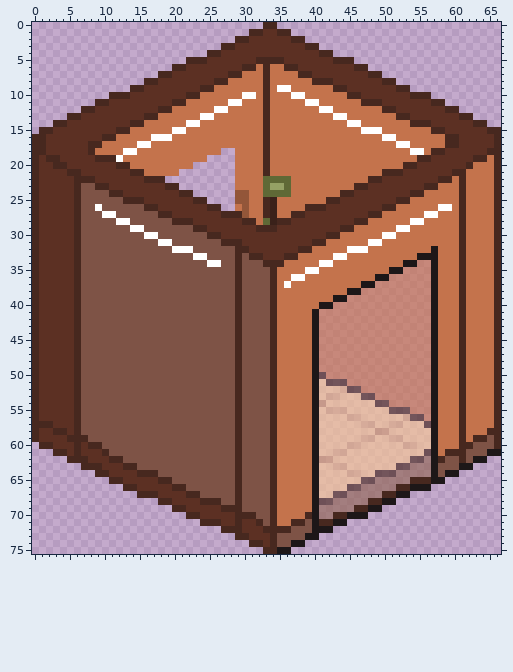
Sprite sheet -- Assets/Images/elevator/elevator-pixel-door-frame.png. The picture above was drawn from the file before the commit.
The file is 67x76 pixels. Colours within 5 levels of each other are drawn and written as one.
Once edited:
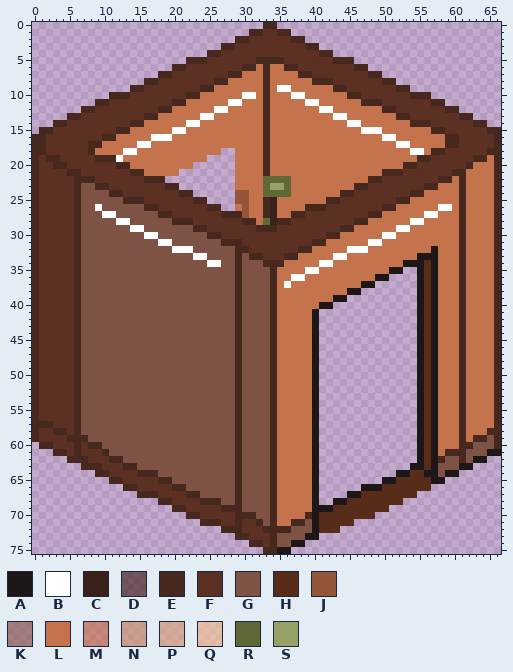
Palette (. is transparent): A #1d1718  B #ffffff  C #3a211a  D #47281fa6  E #47281f  F #5c3023  G #7e5346  H #572c18  J #935639  K #926655a6  L #c4734c  M #c8764fa6  N #ce976fa6  P #e0ac7fa6  Q #f6c693a6  R #5f6936  S #95a165
Log entry: Elevator doors open/close
Diff:
y 34: x 55..56 MM -> AH
y 35: x 53..56 MMMM -> ..AH
y 36: x 51..56 MMMMMM -> ....AH
y 37: x 49..56 MMMMMMMM -> ......AH
y 38: x 47..56 MMMMMMMMMM -> ........AH
y 39: x 45..56 MMMMMMMMMMMM -> ..........AH
y 40: x 43..56 MMMMMMMMMMMMMM -> ............AH
y 41..49: x 41..56 MMMMMMMMMMMMMMMM -> ..............AH
y 50: x 41..56 DMMMMMMMMMMMMMMM -> ..............AH
y 51: x 41..56 QDDDMMMMMMMMMMMM -> ..............AH
y 52: x 41..56 QQQPDDMMMMMMMMMM -> ..............AH
y 53: x 41..56 QPPQQQDDMMMMMMMM -> ..............AH
y 54: x 41..56 NQQQQQQQDDMMMMMM -> ..............AH
y 55: x 41..56 QPPPQQQQQQDDDMMM -> ..............AH
y 56: x 41..56 QQQQPPQQQQQQPDDM -> ..............AH
y 57: x 41..56 QQQQQQPPQQPPQQQD -> ..............AH
y 58: x 41..56 QQQQQQQQNNQQQQQQ -> ..............AH
y 59: x 41..56 QQQQQQPPQQPPQQQQ -> ..............AH
y 60: x 41..56 QQQQPPQQQQQQPPQQ -> ..............AH
y 61: x 41..56 QQPPQQQQQQQQQQQD -> ..............AH
y 62: x 41..56 NNQQQQQQQQQQQDDK -> ..............AH
y 63: x 41..56 QQPPQQQQQQQDDKKK -> .............AAH
y 64: x 41..56 QQQQPPQQDDDKKKKK -> ...........AAHHA
y 65: x 41..56 QQQQQQDDKKKKKEEE -> .........AAHHHHH
y 66: x 41..56 QQQQDDKKKKKEEAAA -> ......AAAHHHHHHH
y 67: x 41..54 QQDDKKKKKEEAA. -> ....AAHHHHHHHH
y 68: x 41..52 DDKKKKKEEAA. -> ..AAHHHHHHHH
y 69: x 41..50 KKKKKEEAA. -> AAHHHHHHHH
y 70: x 41..48 KKEEAAA. -> HHHHHHHH
y 71: x 41..45 EEAA. -> HHHHH
y 72: x 41..43 AA. -> HHH
Where, in picture pixels (left, top, right, bottom), the same in both pictures:
changed: (319, 260, 431, 533)
